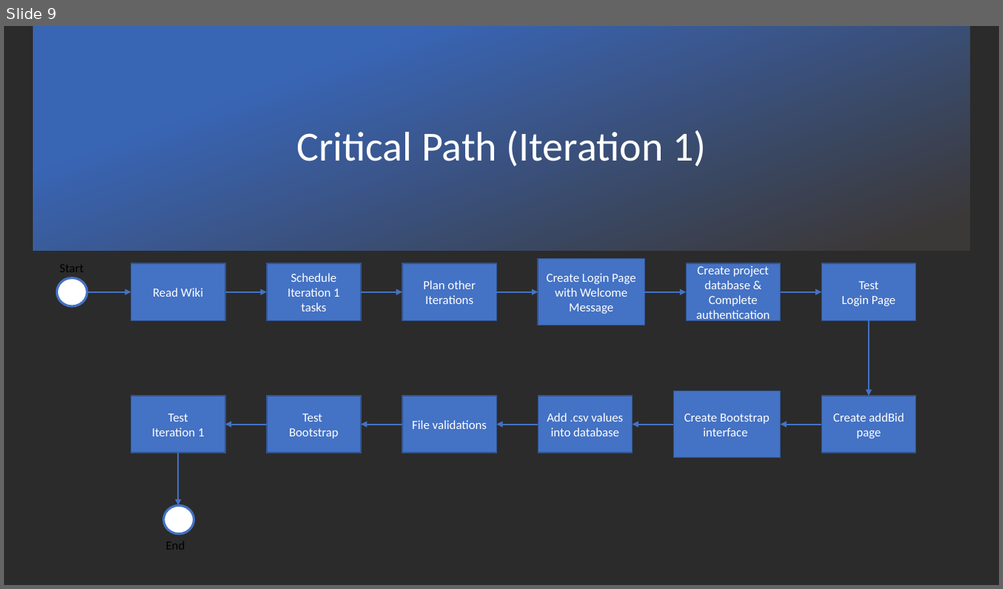
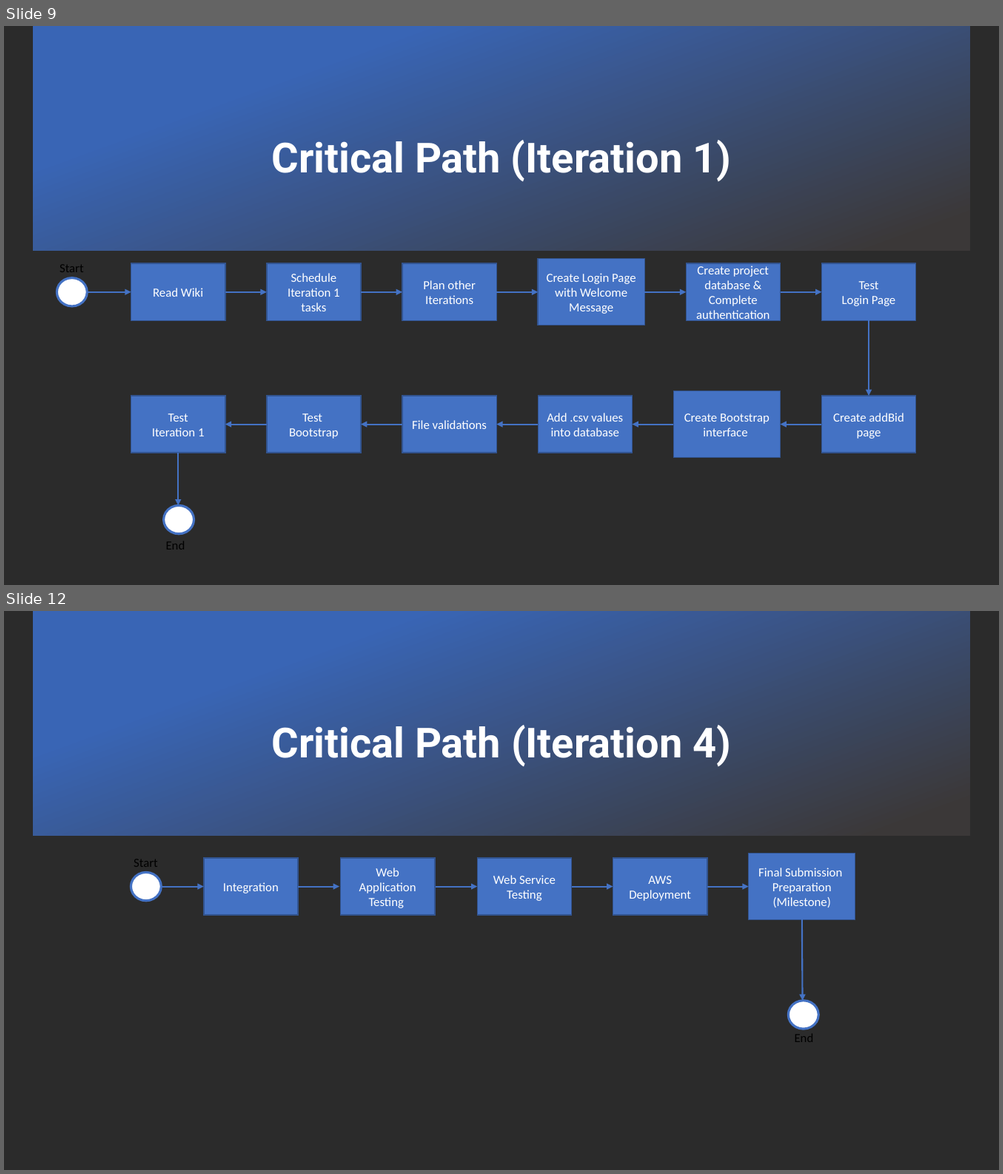
Before and after one commit to xbloh/Online-Course-Bidding-System-, a slide deck: presentations/PM Review - Week 7.pptx. Shown one above the other, each under a label of ours: slide 9 before the commit, slides 9 and 12 after it; the slides between them are not shown. The pictures are 1003x589 and 1003x1174 pixels, drawn with LibreOffice and Linux fonts; fonts in the diff are those of the drawing; background and template pictures are left out; a plain dark background stands for a picture behind light text. Boxes give left, top, right and bottom in pixels: in the first picture for what was removed or moved away, otherwise in the second. Text is boxed around its words. In the diff, an @@ line names an element or a change of style, - is before the commit and + after.

```diff
--- a/presentations/PM Review - Week 7.pptx
+++ b/presentations/PM Review - Week 7.pptx
@@ slide 12 added at (4, 611, 999, 1170), background picture (left out) @@
@@ rectangle added at (33, 611, 970, 835), fill gradient #3965B5 to #3B3838 @@
@@ text added at (272, 725, 731, 766), 40 pt, text #FFFFFF, bold @@
+Critical Path (Iteration 4)
@@ rectangle added at (748, 854, 855, 920), fill #4472C4, outline #325491 1 pt, 12 pt, text #FFFFFF @@
+Final Submission
+Preparation
+(Milestone)
@@ ellipse added at (131, 873, 162, 901), fill #FFFFFF, outline #4472C4 2.25 pt @@
@@ text added at (134, 860, 158, 867), 12 pt, text #000000 @@
+Start
@@ rectangle added at (204, 858, 298, 915), fill #4472C4, outline #325491 1 pt, 12 pt, text #FFFFFF @@
+Integration
@@ rectangle added at (341, 858, 435, 915), fill #4472C4, outline #325491 1 pt, 12 pt, text #FFFFFF @@
+Web Application
+Testing
@@ rectangle added at (477, 858, 571, 915), fill #4472C4, outline #325491 1 pt, 12 pt, text #FFFFFF @@
+Web Service Testing
@@ rectangle added at (613, 858, 707, 915), fill #4472C4, outline #325491 1 pt, 12 pt, text #FFFFFF @@
+AWS Deployment
@@ arrow added from (162, 887) to (204, 887), #4472C4 1.5 pt @@
@@ arrow added from (298, 887) to (339, 887), #4472C4 1.5 pt @@
@@ arrow added from (436, 887) to (477, 887), #4472C4 1.5 pt @@
@@ arrow added from (572, 887) to (613, 887), #4472C4 1.5 pt @@
@@ arrow added from (707, 887) to (748, 887), #4472C4 1.5 pt @@
@@ arrow added from (802, 912) to (802, 1001), #4472C4 1.5 pt @@
@@ ellipse added at (788, 1001, 819, 1030), fill #FFFFFF, outline #4472C4 2.25 pt @@
@@ text added at (794, 1034, 814, 1042), 12 pt, text #000000 @@
+End
@@ slide 9 changed as well @@
@@ title "Critical Path (Iteration 1)": place and size @@
-title "Critical Path (Iteration 1)" at (296, 130, 706, 167)
+title "Critical Path (Iteration 1)" at (272, 140, 731, 181)
@@ title "Critical Path (Iteration 1)" at (272, 140, 731, 181): font Calibri to Roboto, bold on @@
```
Also in this commit, not shown: 11 other slides changed, 3 other slides added.
